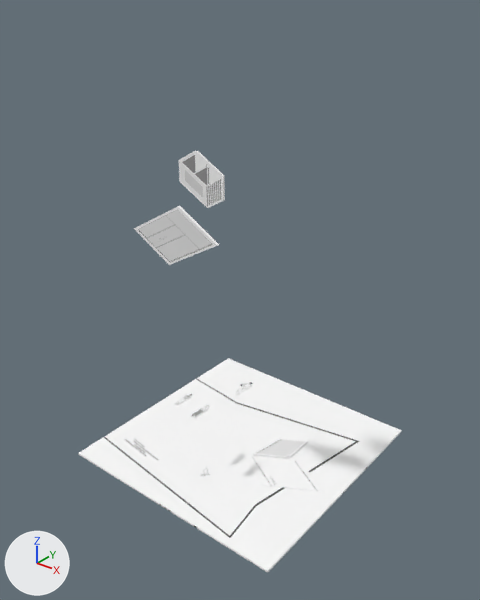
An edit to the glTF model others/3.gltf, drawn before and after from the same camera.
Camera for both pictures: a 50 mm lens placed at (0.651, -0.826, 0.802), pointed at (0.01, -0.024, 0.305). Lighting does not change. The marker at lower left points along +X, +Y and +Z. Where no turn or scale is listed for an object, it has been applied to the vertices.
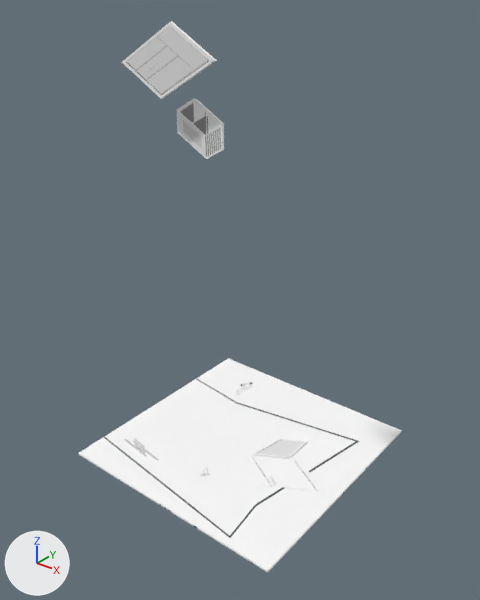
What differs and where, as boxes (x1, y1, x2, y2) in the pictures (480 x 600 px):
'Curve.015', moved: before (134, 206, 219, 265); after (122, 22, 217, 99)
'Curve.009', moved: before (179, 151, 225, 208); after (177, 99, 224, 159)
'Curve.013', moved (not visible afterwards): before (191, 405, 209, 419)
'Curve.012', moved (not visible afterwards): before (174, 394, 193, 405)

Edits to the bpy script that builds the scene:
```text
Change ob_curve_009:
    ob_curve_009.location: (0.064, -0.155, 0.13) -> (0.064, -0.155, 0.198)
Change ob_curve_012:
    ob_curve_012.location: (-0.031, -0.156, 0.147) -> (-0.031, -0.156, -0.018)
Change ob_curve_013:
    ob_curve_013.location: (0.01, -0.159, 0.141) -> (-0.031, -0.156, -0.018)
Change ob_curve_015:
    ob_curve_015.location: (-0.062, -0.19, 0.423) -> (-0.062, -0.19, 0.659)
```
